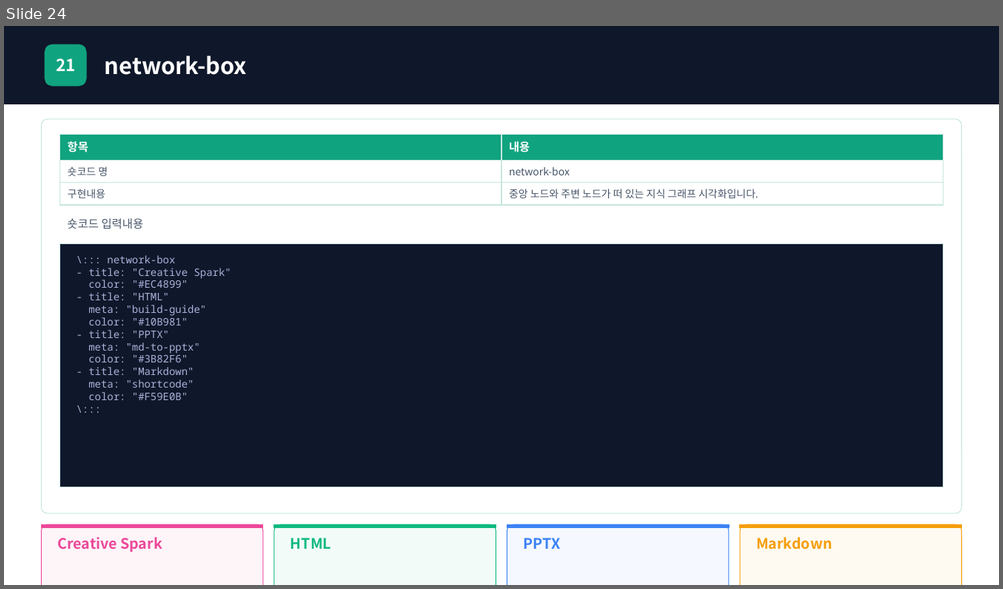
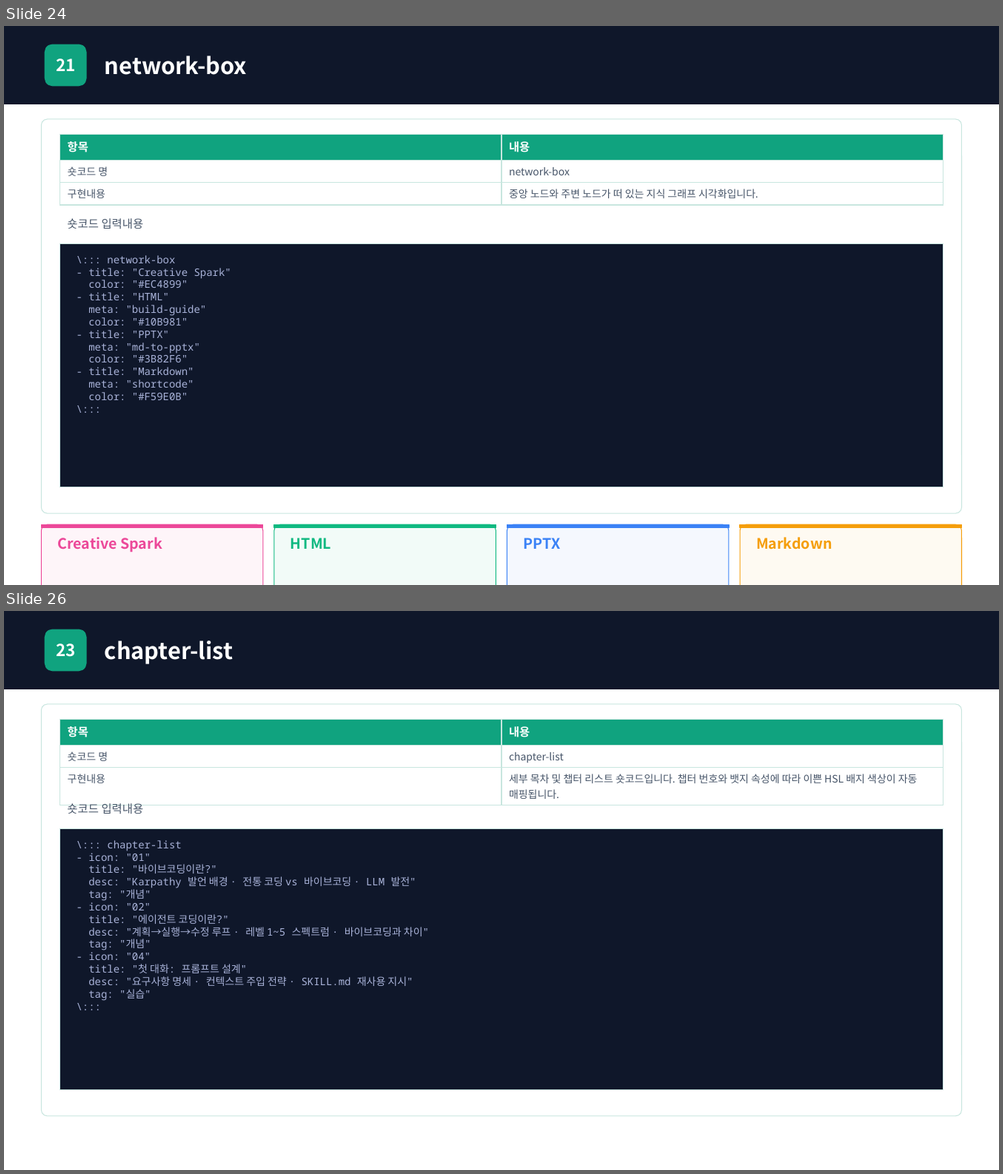
Before and after one commit to chamgil71/creative-spark, a slide deck: public/showcase/showcase.pptx. Shown one above the other, each under a label of ours: slide 24 before the commit, slides 24 and 26 after it; the slides between them are not shown. The pictures are 1003x589 and 1003x1174 pixels, drawn with LibreOffice and Linux fonts; fonts in the diff are those of the drawing. Boxes give left, top, right and bottom in pixels: in the first picture for what was removed or moved away, otherwise in the second. Text is boxed around its words. In the diff, an @@ line names an element or a change of style, - is before the commit and + after.

Commit message:
feat & docs: implement table of contents shortcodes (part-deck, chapter-list, summary-bar) and update showcase

```diff
--- a/public/showcase/showcase.pptx
+++ b/public/showcase/showcase.pptx
@@ slide 26 added at (4, 611, 999, 1170), background #FFFFFF @@
@@ rectangle added at (4, 611, 999, 689), fill #0F172A, outline #0F172A 1 pt @@
@@ rounded rectangle added at (45, 629, 86, 671), fill #10A37F, outline #10A37F 1 pt @@
@@ text added at (56, 644, 75, 657), 16 pt, text #FFFFFF, bold @@
+23
@@ text added at (105, 641, 233, 664), 22 pt, text #FFFFFF, bold @@
+chapter-list
@@ rounded rectangle added at (41, 704, 962, 1117), fill #FFFFFF, outline #C8E6DF 0.75 pt @@
@@ table added at (60, 719, 943, 802), 3 rows, 2 columns @@
+항목 | 내용
+숏코드 명 | chapter-list
+구현내용 | 세부 목차 및 챕터 리스트 숏코드입니다. 챕터 번호와 뱃지 속성에 따라 이쁜 HSL 배지 색상이 자동 매핑됩니다.
@@ text added at (67, 803, 144, 814), 11 pt, text #475569 @@
+숏코드 입력내용
@@ rectangle added at (60, 829, 942, 1091), fill #0F172A, outline #C8E6DF 0.75 pt @@
@@ text added at (88, 840, 429, 1001), 10 pt, text #A8B2D8 @@
+\::: chapter-list
+- icon: "01"
+title: "바이브코딩이란?"
+desc: "Karpathy 발언 배경 · 전통 코딩 vs 바이브코딩 · LLM 발전"
+tag: "개념"
+- icon: "02"
+title: "에이전트 코딩이란?"
+desc: "계획→실행→수정 루프 · 레벨 1~5 스펙트럼 · 바이브코딩과 차이"
+tag: "개념"
+- icon: "04"
+title: "첫 대화: 프롬프트 설계"
+desc: "요구사항 명세 · 컨텍스트 주입 전략 · SKILL.md 재사용 지시"
+tag: "실습"
+\:::
```
Also in this commit, not shown: 1 slide changed, 2 other slides added, 54 other files.
